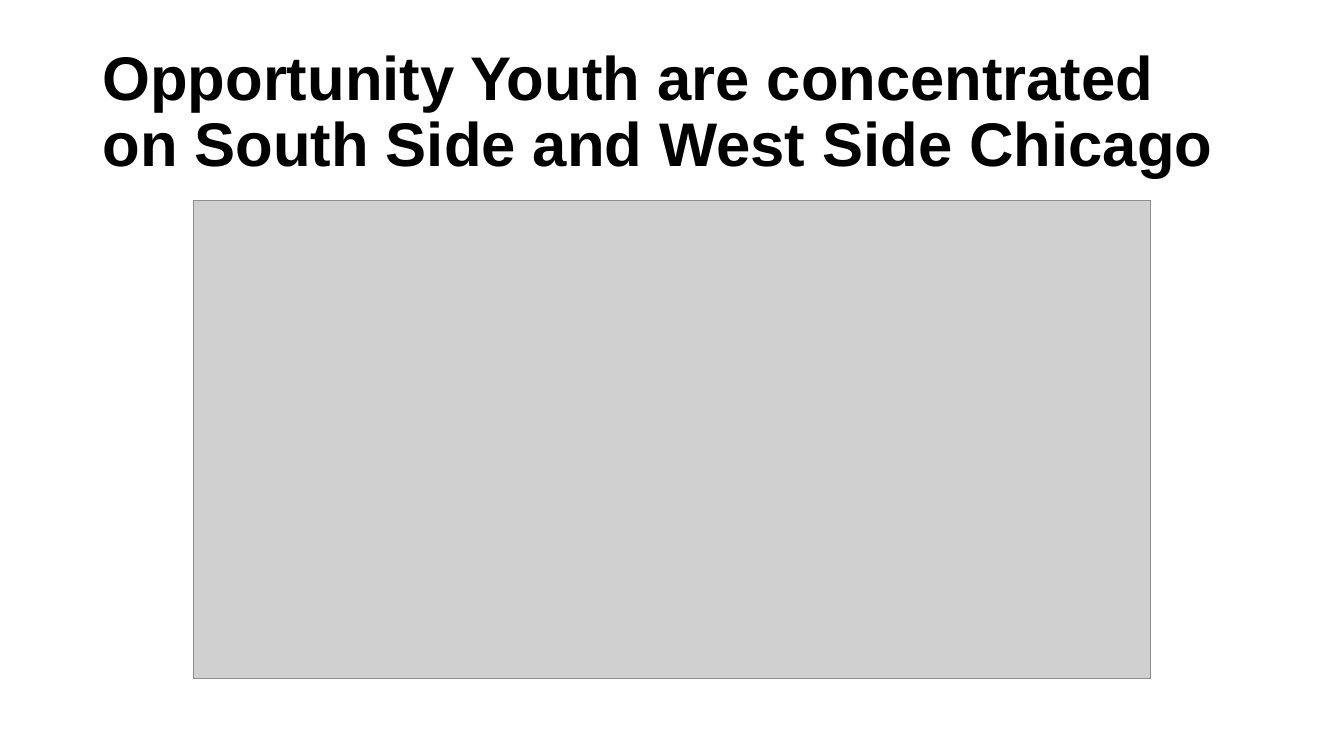
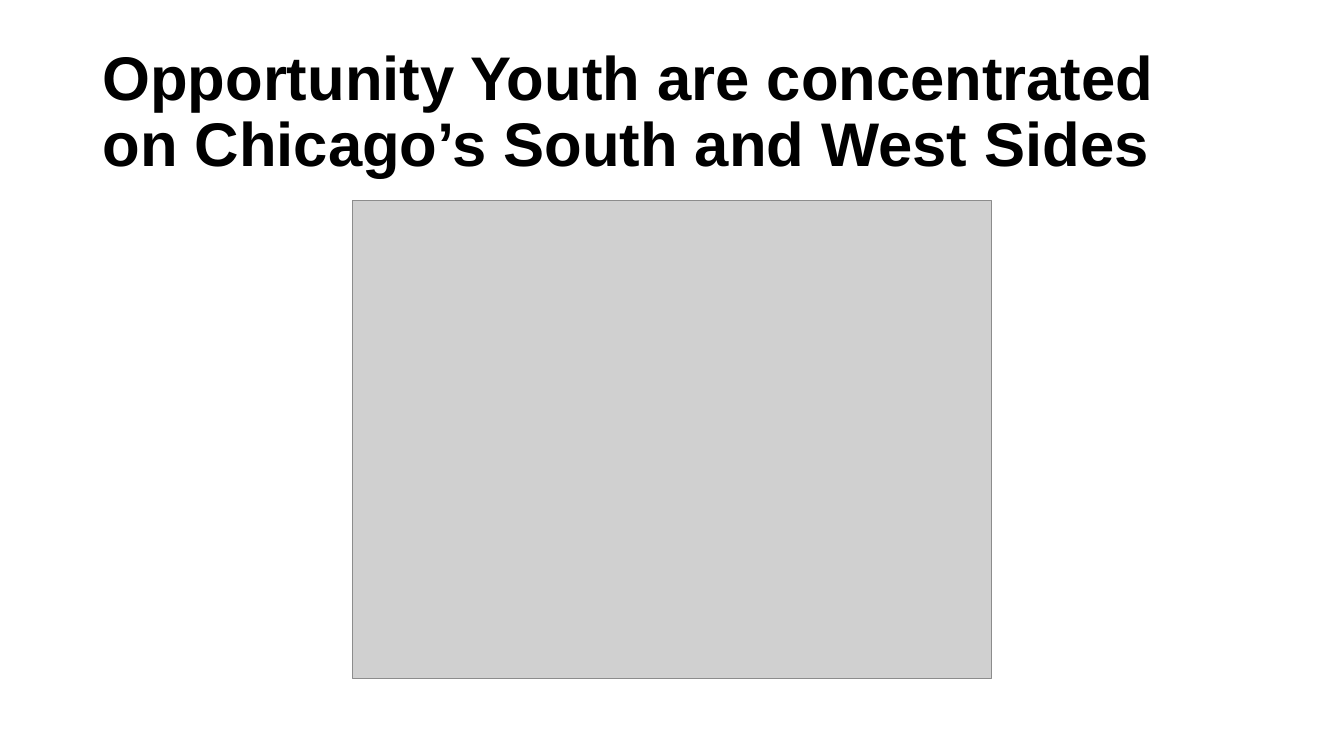
Before and after one commit to ucdiegorubi/oy_census_analysis, a slide deck: slide 12 of create_powerpoint/demographic_estimates.pptx. Drawn at 1344x756 pixels with LibreOffice and Linux fonts; fonts in the diff are those of the drawing; grey boxes stand for pictures; background and template pictures are left out. Boxes give left, top, right and bottom in pixels: in the first picture for what was removed or moved away, otherwise in the second. Text is boxed around its words. In the diff, an @@ line names an element or a change of style, - is before the commit and + after.

```diff
--- a/create_powerpoint/demographic_estimates.pptx
+++ b/create_powerpoint/demographic_estimates.pptx
@@ title at <box>102,55,1153,178</box>: text changed @@
-Opportunity Youth are concentrated on South Side and West Side Chicago
+Opportunity Youth are concentrated on Chicago’s South and West Sides
@@ picture: place and size @@
-picture at <box>194,201,1151,680</box>
+picture at <box>353,201,991,680</box>
```
Also in this commit, not shown: 10 other slides changed, 1 slide removed, 5 other files.
